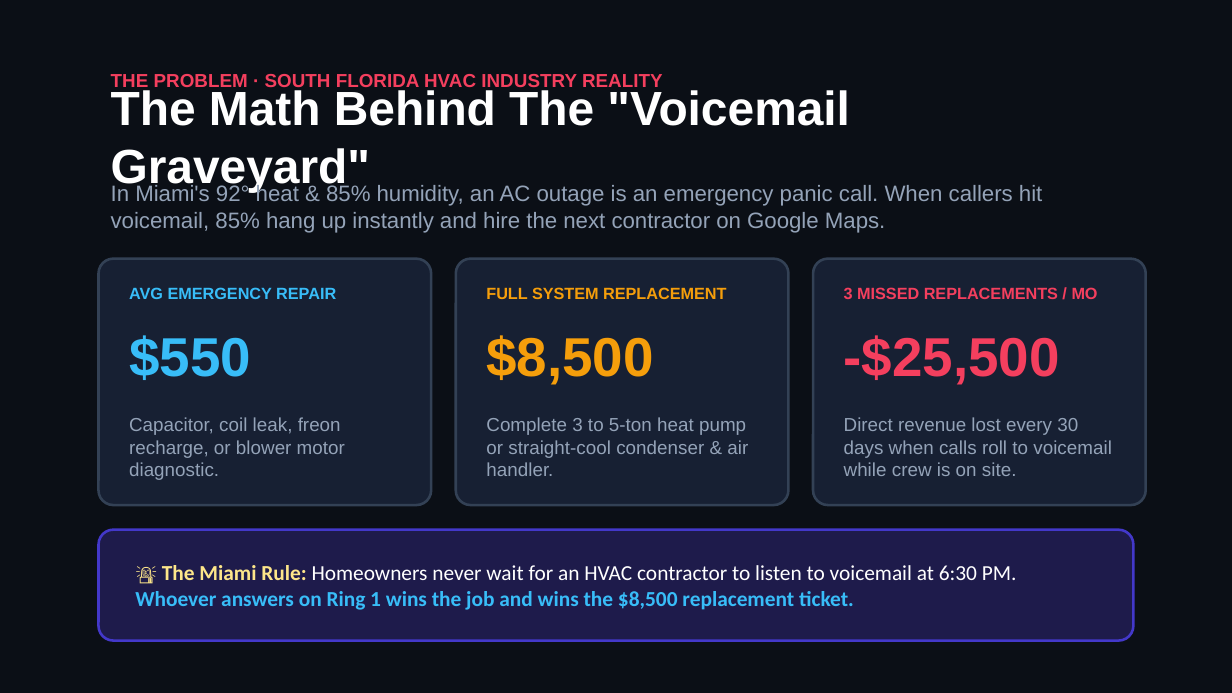
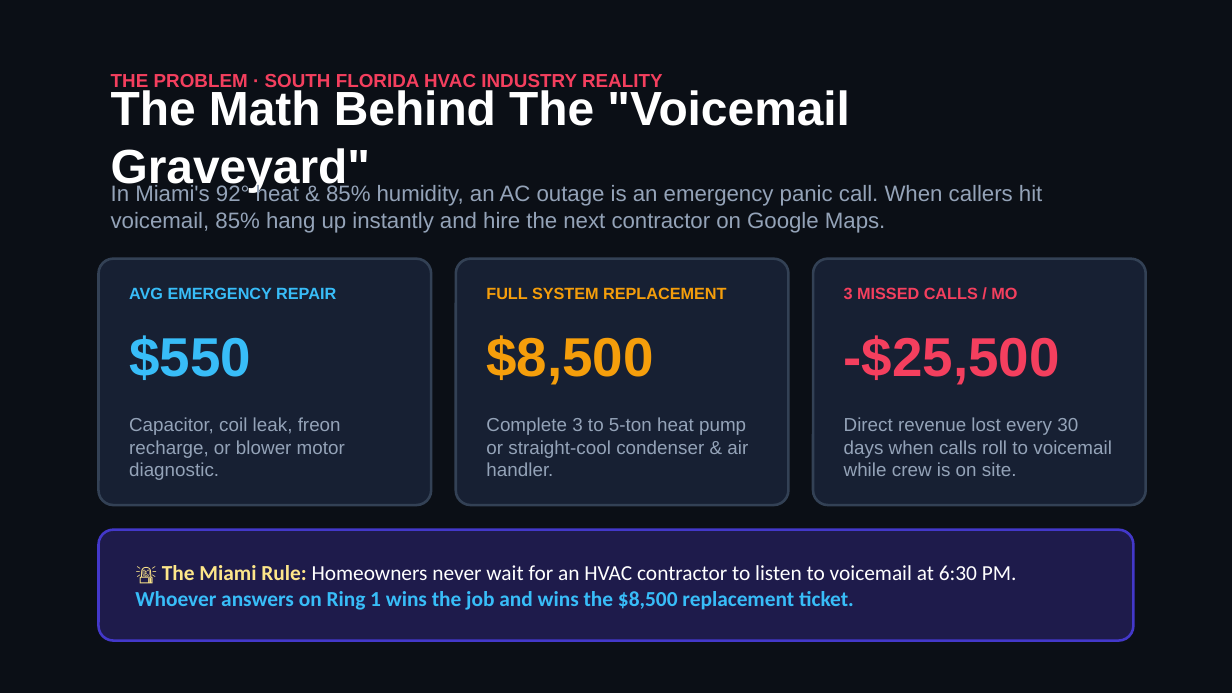
Before and after one commit to hluke2057-hub/Vantorxsolutions, a slide deck: slide 2 of website/demo/PRO-TECH_AIR_SERVICES_PROPOSAL.pptx. Drawn at 1232x693 pixels with LibreOffice and Linux fonts; fonts in the diff are those of the drawing. Boxes give left, top, right and bottom in pixels: in the first picture for what was removed or moved away, otherwise in the second. Text is boxed around its words. In the diff, an @@ line names an element or a change of style, - is before the commit and + after.

```diff
--- a/website/demo/PRO-TECH_AIR_SERVICES_PROPOSAL.pptx
+++ b/website/demo/PRO-TECH_AIR_SERVICES_PROPOSAL.pptx
@@ text at [844,287,1017,299]: text changed @@
-3 MISSED REPLACEMENTS / MO
+3 MISSED CALLS / MO
```
Also in this commit, not shown: 5 other slides changed, 3 slides added, 11 other files.
